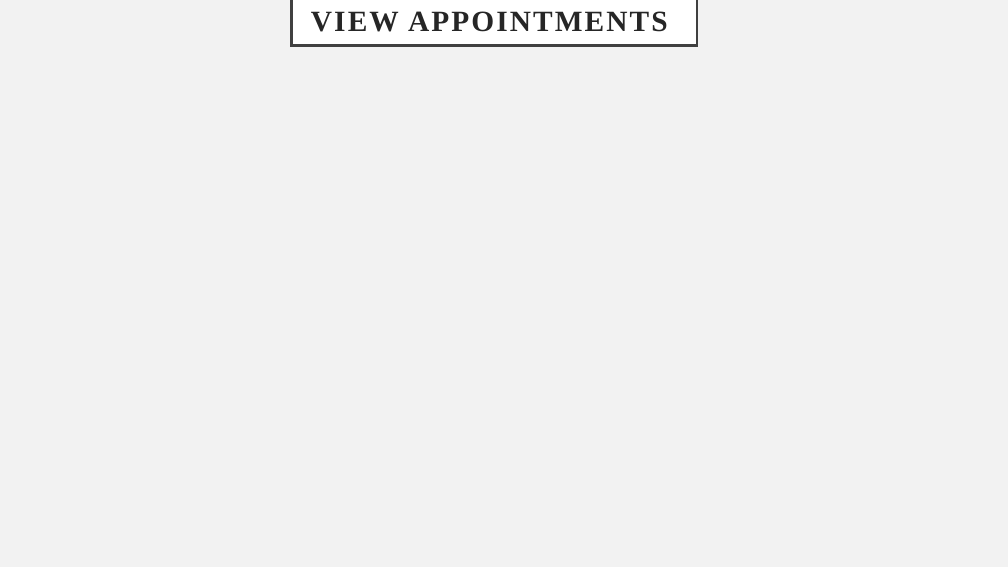
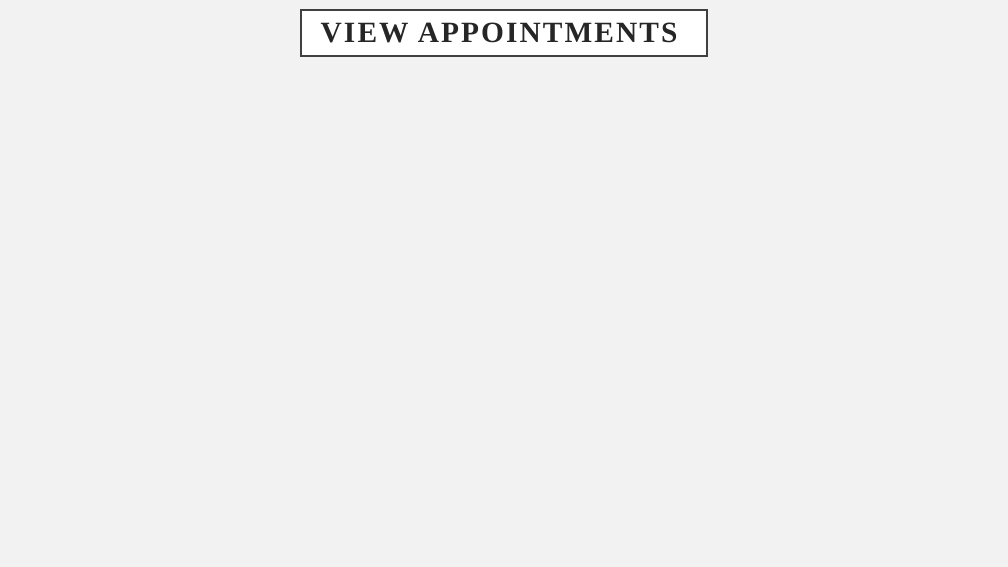
Before and after one commit to SHREYASX07/diseaseprediction-doctorrecommendation, a slide deck: slide 30 of Dpdr ppt.pptx. Drawn at 1008x567 pixels with LibreOffice and Linux fonts; fonts in the diff are those of the drawing; background and template pictures are left out. Boxes give left, top, right and bottom in pixels: in the first picture for what was removed or moved away, otherwise in the second. Text is boxed around its words. In the diff, an @@ line names an element or a change of style, - is before the commit and + after.

```diff
--- a/Dpdr ppt.pptx
+++ b/Dpdr ppt.pptx
@@ title "VIEW APPOINTMENTS": place and size @@
-title "VIEW APPOINTMENTS" at bbox=[291, 0, 697, 45]
+title "VIEW APPOINTMENTS" at bbox=[301, 10, 707, 56]
```
Also in this commit, not shown: 16 other slides changed, 2 other files.
